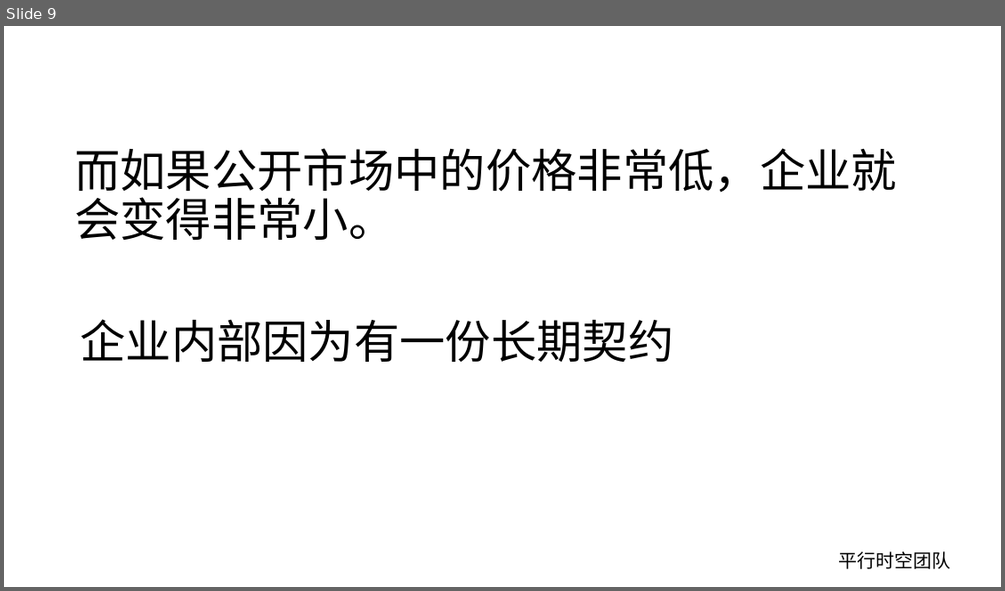
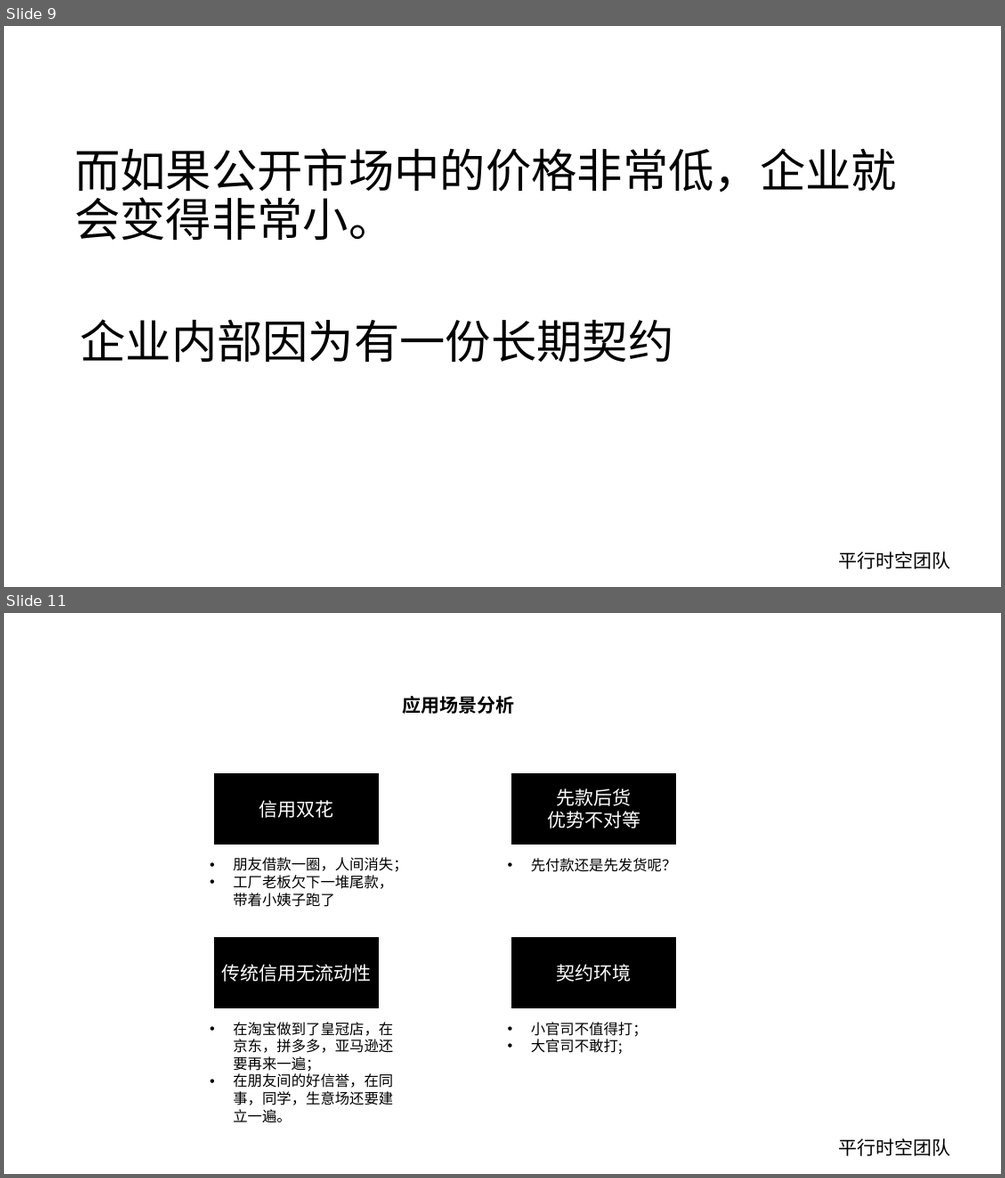
Before and after one commit to substrate-asia/hackathon-2021-summer, a slide deck: teams/23-平行时空/docs/平行时空参赛项目 契约链.pptx. Shown one above the other, each under a label of ours: slide 9 before the commit, slides 9 and 11 after it; the slides between them are not shown. The pictures are 1005x591 and 1005x1178 pixels, drawn with LibreOffice and Linux fonts; fonts in the diff are those of the drawing; background and template pictures are left out. Boxes give left, top, right and bottom in pixels: in the first picture for what was removed or moved away, otherwise in the second. Text is boxed around its words. In the diff, an @@ line names an element or a change of style, - is before the commit and + after.

```diff
--- a/teams/23-平行时空/docs/平行时空参赛项目 契约链.pptx
+++ b/teams/23-平行时空/docs/平行时空参赛项目 契约链.pptx
@@ slide 11 added at [4, 613, 1001, 1174], background #FFFFFF; not listed: 1 template element that a slide beside it also shows @@
@@ text added at [402, 696, 514, 714], 18 pt, text #000000, bold @@
+应用场景分析
@@ rectangle added at [212, 772, 380, 844], fill #000000, outline #FFFFFF 1.5 pt, 18 pt, text #FFFFFF @@
+信用双花
@@ rectangle added at [510, 772, 677, 844], fill #000000, outline #FFFFFF 1.5 pt, 18 pt, text #FFFFFF @@
+先款后货
+优势不对等
@@ text added at [233, 857, 407, 907], 14 pt, text #000000 @@
+• 朋友借款一圈，人间消失；
+• 工厂老板欠下一堆尾款，带着小姨子跑了
@@ text added at [531, 858, 677, 872], 14 pt, text #000000 @@
+• 先付款还是先发货呢？
@@ rectangle added at [212, 937, 380, 1009], fill #000000, outline #FFFFFF 1.5 pt, 18 pt, text #FFFFFF @@
+传统信用无流动性
@@ rectangle added at [510, 937, 677, 1009], fill #000000, outline #FFFFFF 1.5 pt, 18 pt, text #FFFFFF @@
+契约环境
@@ text added at [233, 1022, 393, 1122], 14 pt, text #000000 @@
+• 在淘宝做到了皇冠店，在京东，拼多多，亚马逊还要再来一遍；
+• 在朋友间的好信誉，在同事，同学，生意场还要建立一遍。
@@ text added at [531, 1022, 647, 1054], 14 pt, text #000000 @@
+• 小官司不值得打；
+• 大官司不敢打;
```
Also in this commit, not shown: 1 slide changed, 1 other slide added.
